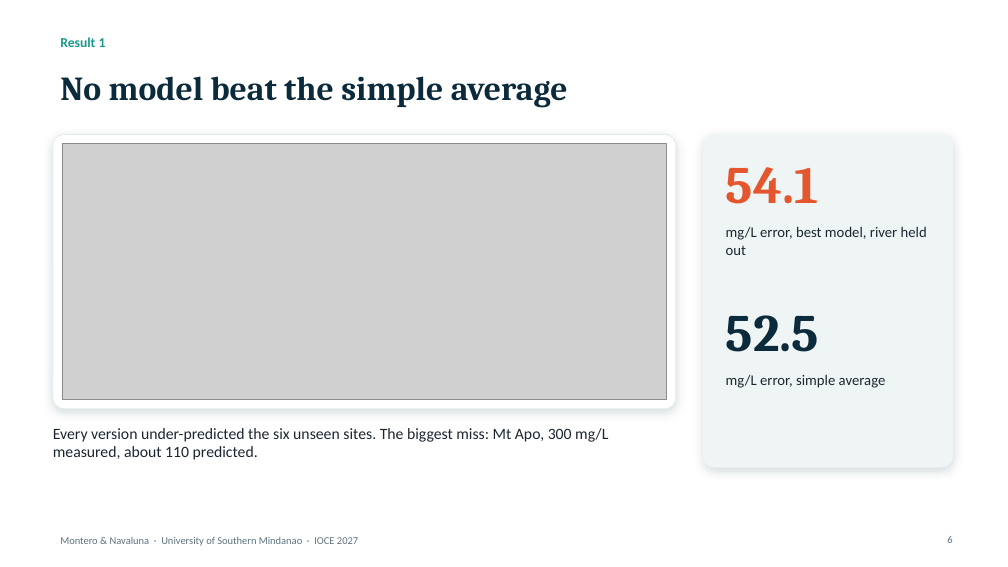
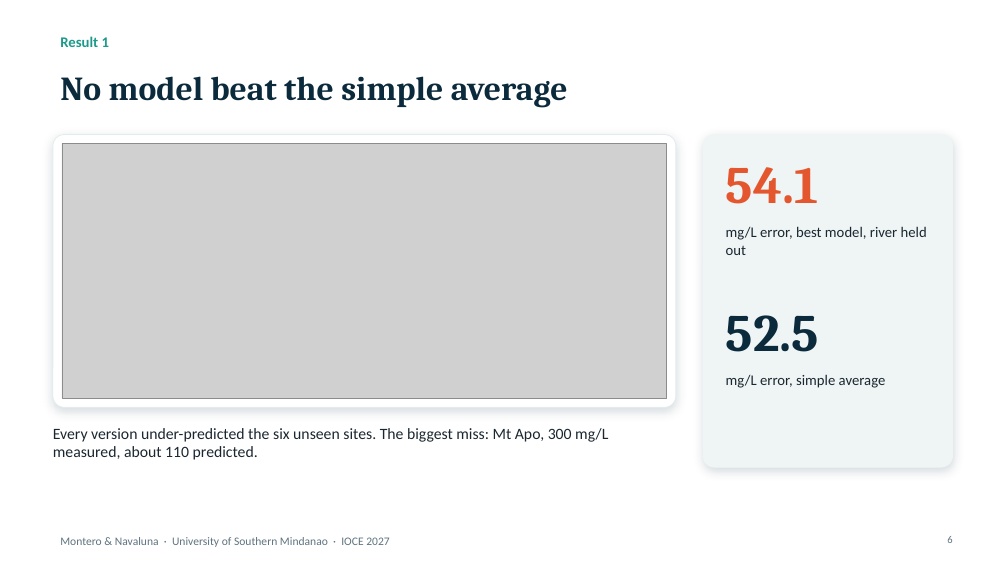
Before and after one commit to monteropeterdominic-arch/Mindanao-Basin-TDSPM, a slide deck: slide 6 of presentation/Montero_Navaluna_IOCE2027_slides.pptx. Drawn at 1008x567 pixels with LibreOffice and Linux fonts; fonts in the diff are those of the drawing; grey boxes stand for pictures; background and template pictures are left out. Boxes give left, top, right and bottom in pixels: in the first picture for what was removed or moved away, otherwise in the second. Text is boxed around its words. In the diff, an @@ line names an element or a change of style, - is before the commit and + after.

Commit message:
Slides and poster: larger text and chart lettering

```diff
--- a/presentation/Montero_Navaluna_IOCE2027_slides.pptx
+++ b/presentation/Montero_Navaluna_IOCE2027_slides.pptx
@@ text "Result 1" at <box>60,36,109,47</box>: size 13 to 14 pt @@
@@ text "Montero & Navaluna · University ..." at <box>60,537,389,547</box>: size 10 to 11 pt @@
```
Also in this commit, not shown: 10 other slides changed, 7 other files.
